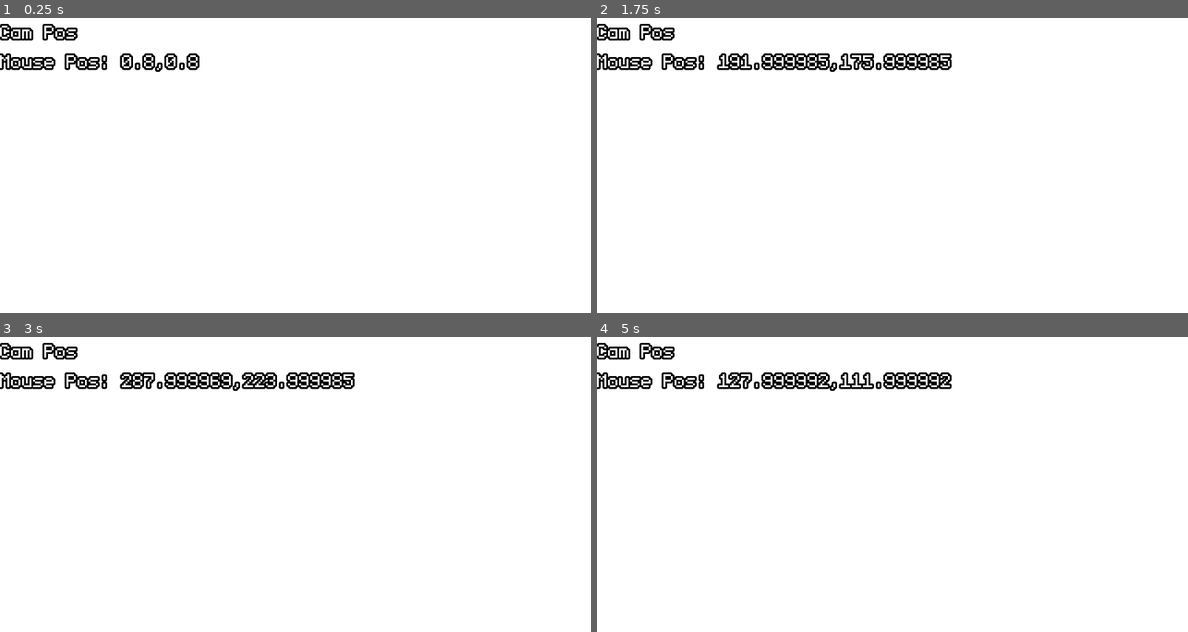
Above: before the commit, frames 1-4 (two rows, left to right).
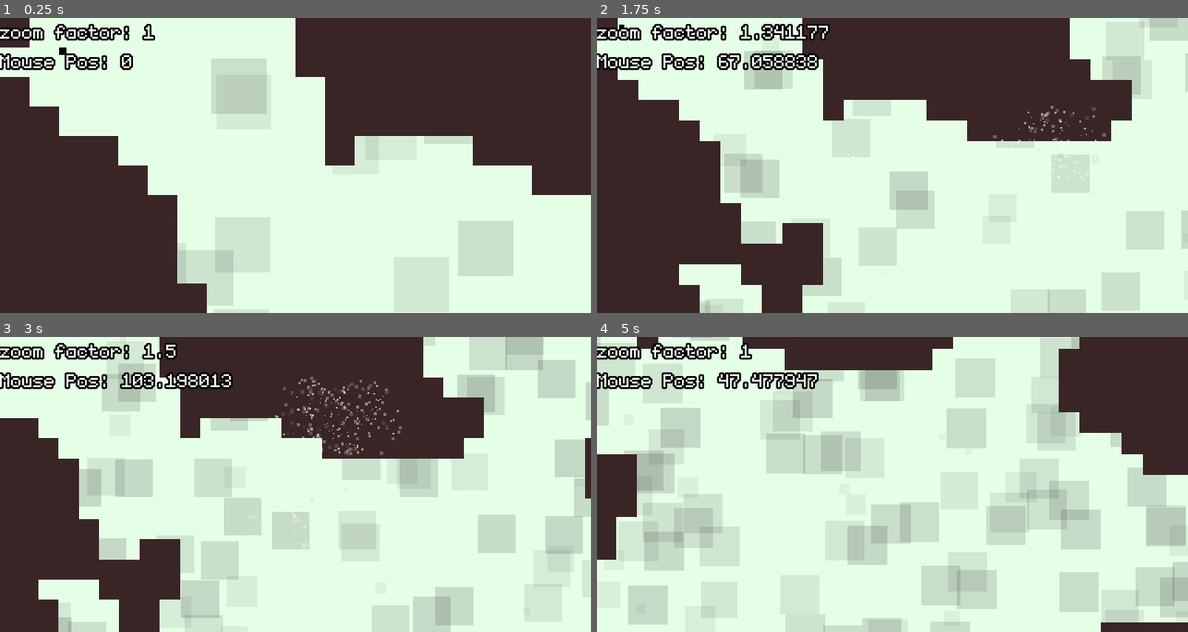
Above: after the commit, the same moments.

Repository: aleksfadini/LD48
Game: Godot game, scene res://Scenes/Main.tscn
The game is run twice, just before and just after one commit, with the same random seed, the same clock (stepped at 60 frames per second) and the same inputs.
Inputs (mouse positions are in pixels of both pictures, inside the frame that each line leads up to):
- Up to frame 1 (0.25 s): no input
- Up to frame 2 (1.75 s): move the mouse to (1022, 150) at 0.52 s; press the mouse at (1022, 150) at 0.53 s; move the mouse to (774, 180) at 1.27 s; release the mouse at (774, 180) at 1.28 s; click (774, 180) at 1.35 s
- Up to frame 3 (3 s): move the mouse to (354, 419) at 2.02 s; press the mouse at (354, 419) at 2.03 s; move the mouse to (265, 543) at 2.77 s; release the mouse at (265, 543) at 2.78 s; click (265, 543) at 2.85 s
- Up to frame 4 (5 s): move the mouse to (1069, 528) at 3.52 s; press the mouse at (1069, 528) at 3.53 s; move the mouse to (715, 440) at 4.27 s; release the mouse at (715, 440) at 4.28 s; click (715, 440) at 4.35 s

The runs differ from the first frame. In frame 1, 99% of the frame differs, in the area x 0-100%, y 0-100%; in frame 2, 98%; in frame 3, 98%; in frame 4, 98%.

Commit message:
bro it's crazy, the camera was a lot better before I started tweaking if for one houe

Diff:
--- /dev/null
+++ b/Prefabs/FloatingThings.gd
@@ -0,0 +1,16 @@
+extends Node2D
+
+
+# Declare member variables here. Examples:
+# var a = 2
+# var b = "text"
+
+
+# Called when the node enters the scene tree for the first time.
+func _ready():
+	pass # Replace with function body.
+
+
+# Called every frame. 'delta' is the elapsed time since the previous frame.
+#func _process(delta):
+#	pass
--- /dev/null
+++ b/Prefabs/FloatingThings.tscn
@@ -0,0 +1,33 @@
+[gd_scene load_steps=5 format=2]
+
+[ext_resource path="res://Prefabs/FloatingThings.gd" type="Script" id=1]
+[ext_resource path="res://Graphics/whiteDot.png" type="Texture" id=2]
+
+[sub_resource type="Curve" id=1]
+max_value = 60.0
+_data = [ Vector2( 0, 3.05556 ), 0.0, 0.0, 0, 0, Vector2( 0.163043, 60 ), 0.0, 0.0, 0, 0, Vector2( 0.677536, 60 ), 0.0, 0.0, 0, 0, Vector2( 1, 8.88889 ), 0.0, 0.0, 0, 0 ]
+
+[sub_resource type="Gradient" id=2]
+offsets = PoolRealArray( 0, 0.513369, 1 )
+colors = PoolColorArray( 0.0745098, 0.0745098, 0.0745098, 0.0392157, 0.239216, 0.239216, 0.239216, 0.2, 0.164706, 0.164706, 0.164706, 0.027451 )
+
+[node name="Background" type="Node2D"]
+script = ExtResource( 1 )
+
+[node name="CPUParticles2D" type="CPUParticles2D" parent="."]
+amount = 64
+lifetime = 12.0
+preprocess = 4.0
+local_coords = false
+texture = ExtResource( 2 )
+emission_shape = 2
+emission_rect_extents = Vector2( 512, 512 )
+direction = Vector2( 0, 1 )
+spread = 180.0
+gravity = Vector2( 0, 0 )
+initial_velocity = 30.0
+initial_velocity_random = 1.0
+angle_random = 1.0
+scale_amount_random = 0.5
+scale_amount_curve = SubResource( 1 )
+color_ramp = SubResource( 2 )
--- /dev/null
+++ b/Prefabs/Fly.gd
@@ -0,0 +1,118 @@
+extends KinematicBody2D
+
+var transitionTimeMin = 1 # was 5
+var transitionTimeMax = 5 # was 10
+var speedMin = 70
+var speedMax = 120
+var maxVelocity = 200
+var age = 0 # number of turns
+var max_age = 10 # then they die. this number is replaced by randomizer
+var maxAgeMin=30
+var maxAgeMax=70
+var food_value=5
+var lastVec = null
+var nextVec = Vector2(0,0)
+var velocity = Vector2(0,0)
+#var _instant_pos = Vector2(0,0)
+var critter_type = "fly"
+#var this_critter_group = "none"
+#var cannot_reproduce = true
+#var refractaryPeriodTime=4 # seconds
+var scaredSpeed=1.5
+func _ready():
+	init("fly")
+#	$randomizeDir.start()
+
+#func _process(delta):
+func _physics_process(delta):
+	# This code is just for choosing target positions, in your game just use your tiles
+#	if lastVec == null:
+#		_instant_pos = get_position()
+#		_last_pos = _instant_pos
+#		randomizeNextVec()
+#	if nextVec != null:
+#		move_and_collide(nextVec)
+#	move_and_collide(nextVec)
+	if age >= max_age:
+		queue_free()
+	velocity.clamped(maxVelocity)
+	var collision = move_and_collide(velocity*delta)
+#	if collision:
+#		if collision.collider.is_in_group("walls"):
+#			velocity=velocity.bounce(collision.normal)
+##			return
+##			print("colliding with walls")
+##		elif collision.collider.is_in_group("scare"):
+##			print("scared!")
+##			velocity=velocity.bounce(collision.normal)*scaredSpeed
+##			return
+#
+##			velocity=(global_position-collision.collider.global_position).normalized()*speedMax
+#		elif collision.collider.is_in_group("red"):
+#			if critter_type != "red":
+#				queue_free()
+#				collision.collider.set_age(-food_value)
+#				if critter_type == "blue":
+#					get_parent().elephants -= 1
+#				if critter_type == "green":
+#					get_parent().rabbits -= 1
+#				get_parent().update_pop_tot()
+#			else:
+#				velocity=velocity.bounce(collision.normal)
+#		elif collision.collider.is_in_group("green"):
+#			velocity = velocity.slide(collision.normal)
+##			if critter_type == "green":
+##				if not cannot_reproduce:
+###					if get_colliding_bodies().size()<=3:
+##						get_parent().spawn_green_at(global_position)
+##						just_reproduced()
+#		elif collision.collider.is_in_group("blue"):
+#			velocity = Vector2(0,0)
+#	move_and_slide(nextVec)
+func init(type):
+	max_age=rand_range(maxAgeMin,maxAgeMax)
+	if type == "fly":
+		$Sprite.self_modulate= Color(0,0,0)
+#		$ActualSprite.self_modulate= Color(1,0,0)
+		add_to_group("flies")
+		critter_type = "fly"
+		speedMax*=2
+		transitionTimeMax/=float(2)
+		transitionTimeMin/=float(2)
+#		max_age/=float(1.5)
+		scale=Vector2(4,4)
+#	just_reproduced()
+	$randomizeDir.start()
+
+
+func randomizeNextVec():
+	var newVect=Vector2(rand_range(-1,1),rand_range(-1,1)).normalized() * rand_range(speedMin,speedMax)
+	nextVec=newVect
+	velocity=nextVec
+
+
+#func _on_changeDir_timeout():
+
+
+#	pass # Replace with function body.
+
+
+func _on_refractaryPeriod_timeout():
+#	cannot_reproduce=false
+	pass # Replace with function body.
+
+#func just_reproduced():
+#	cannot_reproduce=true
+#	$refractaryPeriod.wait_time=refractaryPeriodTime
+#	$refractaryPeriod.start()
+
+func set_age(number):
+	age+=number
+
+
+func _on_randomizeDir_timeout():
+	age+=1
+	randomizeNextVec()
+	$randomizeDir.wait_time = rand_range(transitionTimeMin,transitionTimeMax)
+	$randomizeDir.start()
+	pass # Replace with function body.
--- /dev/null
+++ b/Prefabs/Fly.tscn
@@ -0,0 +1,23 @@
+[gd_scene load_steps=4 format=2]
+
+[ext_resource path="res://Graphics/whiteDot.png" type="Texture" id=1]
+[ext_resource path="res://Prefabs/Fly.gd" type="Script" id=2]
+
+[sub_resource type="RectangleShape2D" id=1]
+extents = Vector2( 1, 1 )
+
+[node name="Fly" type="KinematicBody2D"]
+scale = Vector2( 4, 4 )
+script = ExtResource( 2 )
+
+[node name="Sprite" type="Sprite" parent="."]
+scale = Vector2( 2, 2 )
+texture = ExtResource( 1 )
+centered = false
+
+[node name="CollisionShape2D" type="CollisionShape2D" parent="."]
+position = Vector2( 1, 1 )
+shape = SubResource( 1 )
+
+[node name="randomizeDir" type="Timer" parent="."]
+[connection signal="timeout" from="randomizeDir" to="." method="_on_randomizeDir_timeout"]
--- /dev/null
+++ b/Prefabs/attractionForce.gd
@@ -0,0 +1,34 @@
+extends Node2D
+
+
+# Declare member variables here. Examples:
+# var a = 2
+# var b = "text"
+var permanence = 0.4 #seconds
+
+# Called when the node enters the scene tree for the first time.
+func _ready():
+	$Particles.emitting=true
+	$die.wait_time=Globals.attraction_permanence
+	$die.start()
+#	$Sprite/disappear.playback_speed=1/float(permanence)
+#	$Sprite/disappear.play("disappear")
+	pass # Replace with function body.
+
+
+
+# Called every frame. 'delta' is the elapsed time since the previous frame.
+#func _process(delta):
+#	pass
+
+
+func _on_die_timeout():
+	queue_free()
+	pass # Replace with function body.
+
+
+func _on_Area2D_body_entered(body):
+#	body.velocity=body.velocity
+	if body.is_in_group("flies"):
+		body.velocity=(global_position-body.global_position).normalized()*body.speedMax
+	pass # Replace with function body.
--- /dev/null
+++ b/Prefabs/attractionForce.tscn
@@ -0,0 +1,65 @@
+[gd_scene load_steps=6 format=2]
+
+[ext_resource path="res://Prefabs/attractionForce.gd" type="Script" id=1]
+
+[sub_resource type="Animation" id=1]
+resource_name = "disappear"
+tracks/0/type = "value"
+tracks/0/path = NodePath("..:modulate")
+tracks/0/interp = 1
+tracks/0/loop_wrap = true
+tracks/0/imported = false
+tracks/0/enabled = true
+tracks/0/keys = {
+"times": PoolRealArray( 0, 0.1, 1 ),
+"transitions": PoolRealArray( 1, 1, 1 ),
+"update": 0,
+"values": [ Color( 1, 1, 1, 0 ), Color( 1, 1, 1, 0.407843 ), Color( 1, 1, 1, 0 ) ]
+}
+
+[sub_resource type="CircleShape2D" id=2]
+radius = 64.0
+
+[sub_resource type="Curve" id=3]
+max_value = 6.0
+_data = [ Vector2( 0, 0 ), 0.0, 0.0, 0, 0, Vector2( 0.000654878, 6 ), 0.0, 0.0, 0, 0, Vector2( 1, 1.02778 ), 0.0, 0.0, 0, 0 ]
+
+[sub_resource type="Gradient" id=4]
+colors = PoolColorArray( 1, 1, 1, 0, 1, 1, 1, 1 )
+
+[node name="attractionForce" type="Node2D"]
+script = ExtResource( 1 )
+
+[node name="die" type="Timer" parent="."]
+wait_time = 0.4
+one_shot = true
+
+[node name="Sprite" type="Sprite" parent="."]
+visible = false
+modulate = Color( 1, 0.352941, 0.352941, 0.552941 )
+self_modulate = Color( 1, 1, 1, 0.458824 )
+
+[node name="disappear" type="AnimationPlayer" parent="Sprite"]
+anims/disappear = SubResource( 1 )
+
+[node name="Area2D" type="Area2D" parent="." groups=[
+"scare",
+]]
+
+[node name="CollisionShape2D" type="CollisionShape2D" parent="Area2D"]
+shape = SubResource( 2 )
+
+[node name="Particles" type="CPUParticles2D" parent="."]
+emitting = false
+amount = 64
+preprocess = 1.0
+emission_shape = 1
+emission_sphere_radius = 64.0
+direction = Vector2( 0, 0 )
+spread = 0.0
+gravity = Vector2( 0, 0 )
+radial_accel = -60.0
+scale_amount_curve = SubResource( 3 )
+color_ramp = SubResource( 4 )
+[connection signal="timeout" from="die" to="." method="_on_die_timeout"]
+[connection signal="body_entered" from="Area2D" to="." method="_on_Area2D_body_entered"]
--- a/Scenes/Main.gd
+++ b/Scenes/Main.gd
@@ -1,28 +1,105 @@
 extends Node2D
 # Window is 640*320
-# A level is 10 windows deep and 2 windows wide hence 1280*3200
-const map_in_px=Vector2(1280,3200)
-const map_in_tiles=map_in_px/2
-const big_chunks_cap=0.5
+const window_size=Vector2(640,320)
+# A level is 20 windows deep and 4 windows wide hence 1720*6400
+const map_in_px=Vector2(window_size.x*4,window_size.y*20)
+const map_in_tiles=map_in_px/32
+const cosmetic_particle_size=512
+
+const big_chunks_cap=0
+# Camera Section
+var camera_target=map_in_px/2
+var camera_target_tolerance=3
+var camera_speed=0.05
+var camera_zoom_by_speed_speed=0.03
+var camera_zoom_tolerance=50#within these pixels it will zoom in
+#var zoom_in_speed=0.01
+#var zoom_out_speed=0.04
+var zoom_in=Vector2(1,1)
+var zoom_out=Vector2(1.5,1.5)
+#var zoom_out=Vector2(4,4)
+# Scenes Preload
+var attractionPower=preload("res://Prefabs/attractionForce.tscn")
+var floatingBg=preload("res://Prefabs/FloatingThings.tscn")
 # Script Vars (do not edit)
 var noise
+var dragging=false
+var touch_ignore=false
 func _ready():
 	# Set Up bg
 	set_bg_color()
+	generate_fancy_bg()
 #	print(": ", map_in_tiles)
+	# Set Camera Boundaries
+	$Cam.limit_left=0
+	$Cam.limit_top=0
+	$Cam.limit_right=map_in_px.x
+	$Cam.limit_bottom=map_in_px.y
+	generate_level()
+	generate_starting_point()
 func _process(delta):
-#		$CanvasLayer/CamPos.text="Cam Pos: " +str($Cam.global_position.x)+","+str($Cam.global_position.y)
+	$CanvasLayer/CamPos.text="Cam Pos: " +str($Cam.global_position.x)+","+str($Cam.global_position.y)
 	$CanvasLayer/Mouse.text="Mouse Pos: " +str(get_global_mouse_position().x)+","+str(get_global_mouse_position().y)
+	if dragging:
+		control_cam_and_attract()
+	if $Cam.position.distance_to(camera_target) >= camera_target_tolerance:
+#		zoom_out_camera()
+		move_camera_to_position(camera_target)
+#	else:
+#		zoom_in_camera()
+#		pass
+	zoom_cam_based_on_speed()
+#	$CanvasLayer/CamPos.text="Cam Pos: " +str($Cam.global_position.x)+","+str($Cam.global_position.y)
+	$CanvasLayer/CamPos.text="zoom factor: " +str(clamp($Cam.global_position.distance_to(camera_target)/float(camera_zoom_tolerance),zoom_in.x,zoom_out.x))
+#	$CanvasLayer/Mouse.text="Mouse Pos: " +str(get_global_mouse_position().x)+","+str(get_global_mouse_position().y)
+	$CanvasLayer/Mouse.text="Mouse Pos: " +str($Cam.global_position.distance_to(camera_target))
+#	$CanvasLayer/CamPos.text="Cam Pos: " +str($Cam.global_position.x)+","+str($Cam.global_position.y)
+func zoom_cam_based_on_speed():
+	var zoom_factor=clamp($Cam.global_position.distance_to(camera_target)/float(camera_zoom_tolerance),zoom_in.x,zoom_out.x)
+	$Cam.zoom=lerp($Cam.zoom,Vector2(zoom_factor,zoom_factor),camera_zoom_by_speed_speed)
+func move_camera_to_position(target):
+	$Cam.position=lerp($Cam.position,target,camera_speed)
+#func zoom_in_camera():
+#	if $Cam.zoom.x > (zoom_in.x):
+#		$Cam.zoom=lerp($Cam.zoom,zoom_in,zoom_in_speed)
+#func zoom_out_camera():
+#	if $Cam.zoom.x < (zoom_out.x):
+#		$Cam.zoom=lerp($Cam.zoom,zoom_out,zoom_out_speed)
+func control_cam_and_attract():
+	camera_target = get_global_mouse_position()
+	if not touch_ignore:
+		var s = attractionPower.instance()
+		add_child(s)
+		s.global_position=get_global_mouse_position()
+		touch_ignore=true
+		$touchIgnore.start()
 
 func set_bg_color(level=0):
 	# Bg Color
-	VisualServer.set_default_clear_color(Color(1,1,1))
-	generate_level()
+	VisualServer.set_default_clear_color(Globals.sky_col[5-level])
+func generate_fancy_bg():
+	#generate every 256 pixels, so:
+#	var cosmetic_zoom=4#I like bigger particles
+#	var cosmetic_size=cosmetic_particle_size*cosmetic_zoom
+	for x in (map_in_px.x/cosmetic_particle_size+1):
+		for y in (map_in_px.y/cosmetic_particle_size+1):
+			var f = floatingBg.instance()
+			$FancyBg.add_child(f)
+#			print("vector: ", Vector2(x,y))
+			f.global_position=Vector2(x*cosmetic_particle_size,y*cosmetic_particle_size)
+#			f.scale=Vector2(cosmetic_zoom,cosmetic_zoom)
+#			f.global_position=Vector2(x,y)
+
+
+func generate_starting_point():
+	var starting_point=Vector2(0,0)
+	# will need to find an empty space going row by row
+	camera_target=starting_point
 func generate_level():
 #	randomize()
 	noise = OpenSimplexNoise.new()
 	noise.seed = randi()
-	noise.octaves = 1.0
+	noise.octaves = 12.0
 	noise.period = 12
 	make_big_chunks()
 #	make_small_walls()
@@ -31,5 +108,13 @@
 		for y in map_in_tiles.y:
 			var a = noise.get_noise_2d(x,y)
 			if a < big_chunks_cap:
-				$TileMap.set_cell(x,y,-1)
+				$TileMap.set_cell(x,y,0)
 	$TileMap.update_bitmask_region(Vector2(0.0, 0.0), Vector2(map_in_tiles.x, map_in_tiles.y))
+func _input(event):
+	if event.is_action_pressed("ui_click"):
+		dragging= true
+	if event.is_action_released("ui_click"):
+		dragging=false
+func _on_touchIgnore_timeout():
+	touch_ignore=false
+	$touchIgnore.start()
--- a/Scenes/Main.tscn
+++ b/Scenes/Main.tscn
@@ -1,8 +1,9 @@
-[gd_scene load_steps=25 format=2]
+[gd_scene load_steps=26 format=2]
 
 [ext_resource path="res://Graphics/Tiles.png" type="Texture" id=1]
 [ext_resource path="res://Scenes/Main.gd" type="Script" id=2]
 [ext_resource path="res://Themes/UITheme.tres" type="Theme" id=3]
+[ext_resource path="res://Prefabs/Fly.tscn" type="PackedScene" id=4]
 
 [sub_resource type="ConvexPolygonShape2D" id=1]
 points = PoolVector2Array( 0, 0, 32, 0, 32, 32, 0, 32 )
@@ -307,9 +308,20 @@
 }
 
 [node name="Cam" type="Camera2D" parent="."]
+current = true
+
+[node name="FancyBg" type="Node2D" parent="."]
 
 [node name="TileMap" type="TileMap" parent="."]
 tile_set = SubResource( 21 )
 cell_size = Vector2( 32, 32 )
 format = 1
 tile_data = PoolIntArray( 0, 0, 0, 19, 0, 0, 589824, 0, 0 )
+
+[node name="touchIgnore" type="Timer" parent="."]
+wait_time = 0.1
+one_shot = true
+
+[node name="Fly" parent="." instance=ExtResource( 4 )]
+position = Vector2( 64, 32 )
+[connection signal="timeout" from="touchIgnore" to="." method="_on_touchIgnore_timeout"]
--- a/Scripts/Globals.gd
+++ b/Scripts/Globals.gd
@@ -1,8 +1,33 @@
 extends Node
 
+const sky_col=[
+	Color("#5c5185"),
+	Color("#6c7ba1"),
+	Color("#8eb4bd"),
+	Color("#b2d4c9"),
+	Color("#c7edc9"),
+	Color("#e5ffe6")
+	]
 
+const fly_col=[
+	Color("#401B34"),
+	Color("#542439"),
+	Color("#752E37"),
+	Color("#A25845"),
+	Color("#D29465"),
+	Color("#E4C996")
+	]
 
+const enemies_col=[
+	Color("#FF1600"),
+	Color("#FF3A00"),
+	Color("#FF7100"),
+	Color("#FF9500"),
+	Color("#FFBA00"),
+	Color("#FFD500")
+	]
 
+const attraction_permanence=0.6
 # Called when the node enters the scene tree for the first time.
 func _ready():
 	pass # Replace with function body.
--- a/project.godot
+++ b/project.godot
@@ -19,6 +19,10 @@
 run/main_scene="res://Scenes/Main.tscn"
 config/icon="res://icon.png"
 
+[autoload]
+
+Globals="*res://Scripts/Globals.gd"
+
 [display]
 
 window/size/width=640
@@ -27,6 +31,14 @@
 window/size/test_height=640
 window/stretch/mode="2d"
 window/stretch/aspect="keep"
+
+[input]
+
+ui_click={
+"deadzone": 0.5,
+"events": [ Object(InputEventMouseButton,"resource_local_to_scene":false,"resource_name":"","device":-1,"alt":false,"shift":false,"control":false,"meta":false,"command":false,"button_mask":0,"position":Vector2( 0, 0 ),"global_position":Vector2( 0, 0 ),"factor":1.0,"button_index":1,"pressed":false,"doubleclick":false,"script":null)
+ ]
+}
 
 [rendering]
 
@@ -37,4 +49,5 @@
 quality/2d/use_pixel_snap=true
 vram_compression/import_etc=true
 vram_compression/import_etc2=false
+environment/default_clear_color=Color( 0.713726, 0.713726, 0.713726, 1 )
 environment/default_environment="res://default_env.tres"
Not shown, changed: LD48.md
